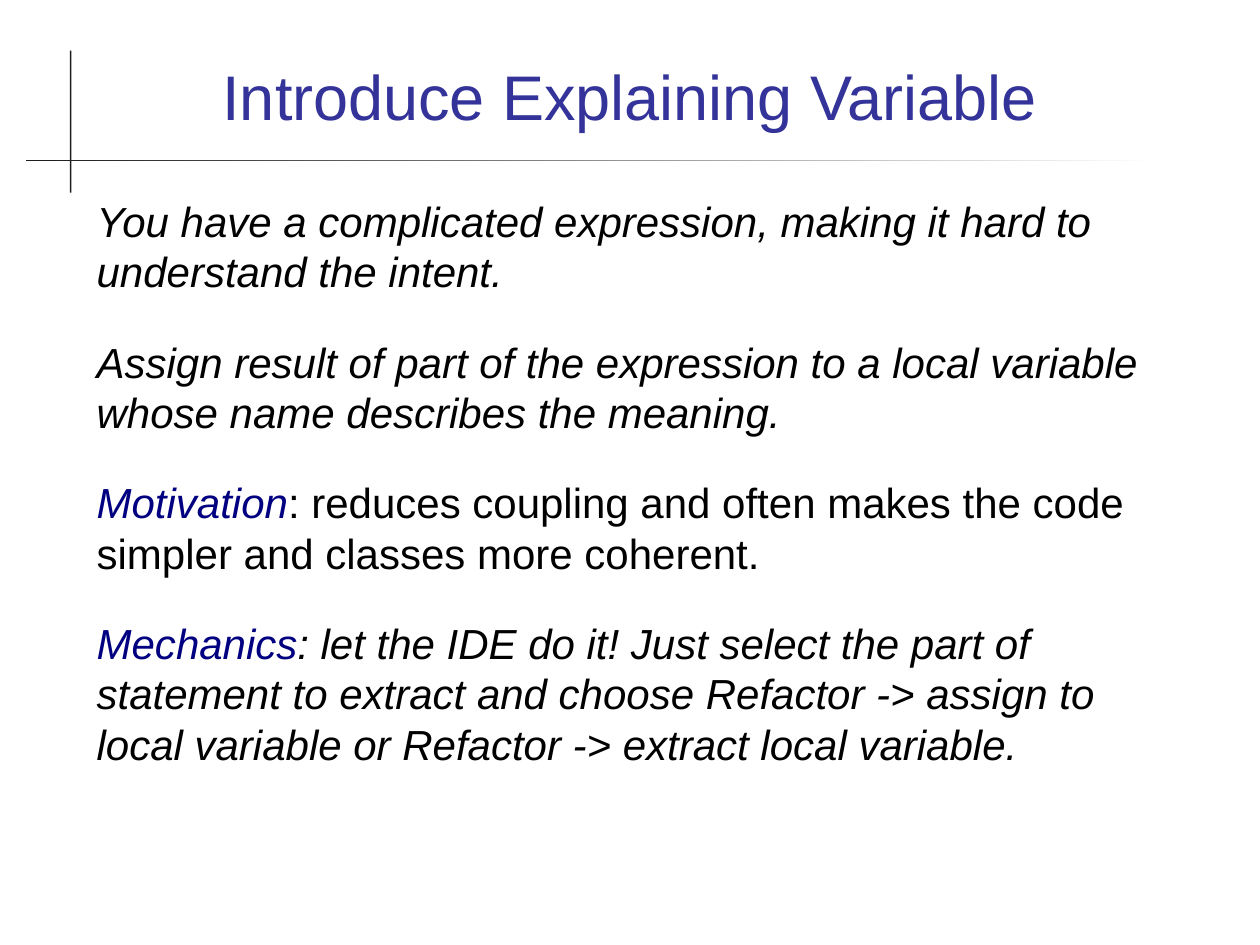
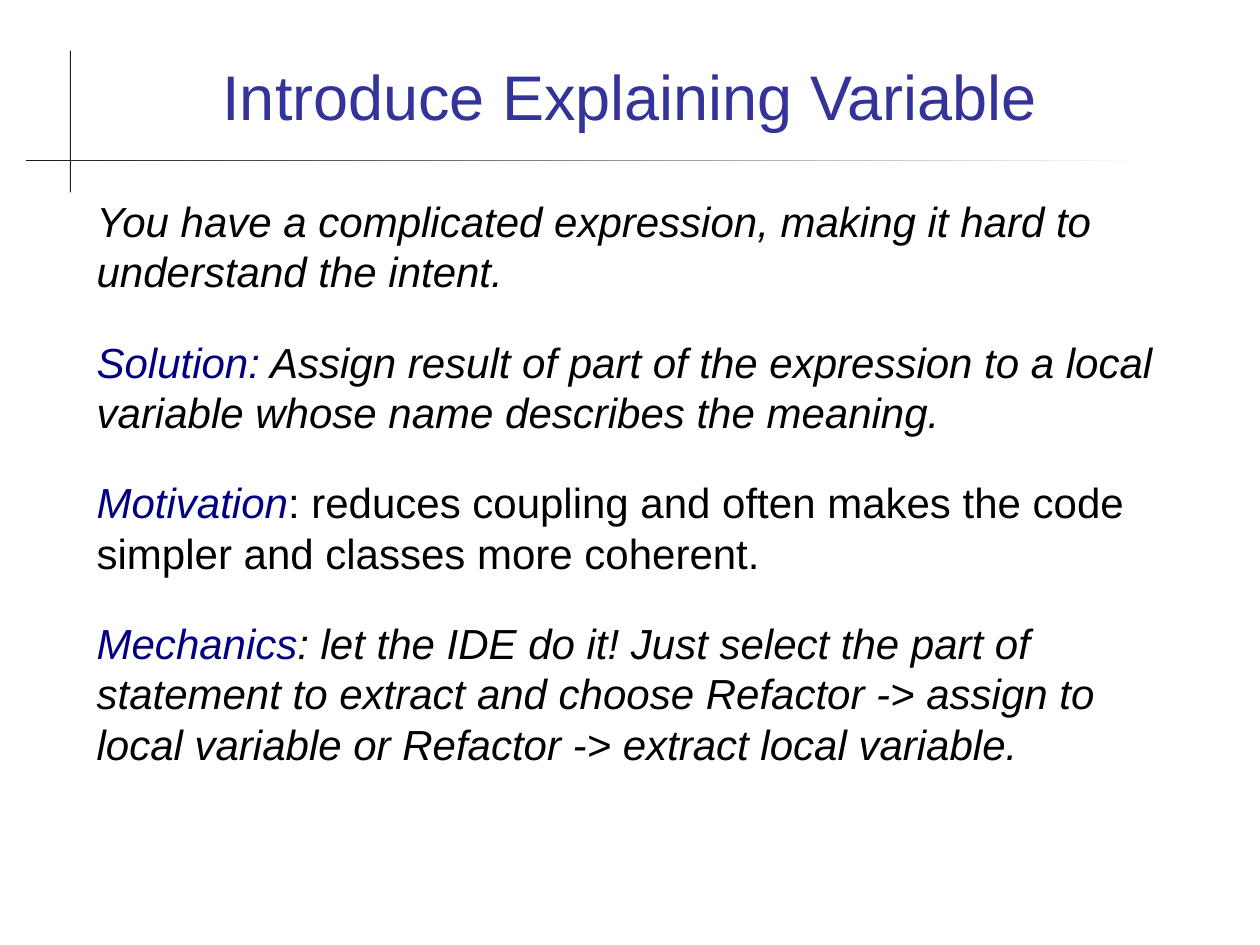
Before and after one commit to cpske/ISP, a slide deck: slide 7 of refactoring/Refactoring-Patterns.ppt (slide 5 before the commit). Drawn at 1260x945 pixels with LibreOffice and Linux fonts; fonts in the diff are those of the drawing. Boxes give left, top, right and bottom in pixels: in the first picture for what was removed or moved away, otherwise in the second. Text is boxed around its words. In the diff, an @@ line names an element or a change of style, - is before the commit and + after.

Commit message:
reorganize assignments, add reference for refactoring problem

```diff
--- a/refactoring/Refactoring-Patterns.ppt
+++ b/refactoring/Refactoring-Patterns.ppt
@@ text at (97, 347, 1152, 436): text changed @@
-Assign result of part of the expression to a local variable whose name describes the meaning.
+Solution: Assign result of part of the expression to a local variable whose name describes the meaning.
```
Also in this commit, not shown: 13 other slides changed, 2 slides added, 18 other files.
